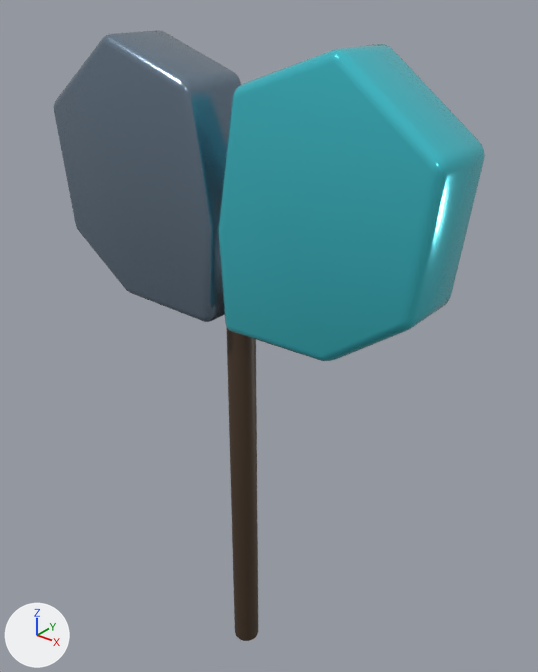
The glTF model public/models/gear/axe_v8.glb as it was, and as the next commit left it.
One viewpoint serves both versions: a camera (50 mm lens) standing at (2.88, -3.31, 2.88) and looking at (0.04, 0.24, 0.68). Arrows for +X, +Y and +Z are at lower left; the lights stay in place. The picture after the commit comes second. Where no turn or scale is listed for an object, it has been applied to the vertices.

Script lines for the objects in view, before the commit:
```python
me_chopper_axe_head = bpy.data.meshes.new('CHOPPER_AXE_HEAD')
me_chopper_axe_head.from_pydata(...)  # 238 vertices, 472 faces; spans x -1.41..-0.02, y -0.25..0.25, z 0.9..2.57
me_chopper_axe_head.materials.append(mat_deep_primary)  # greyish blue #8497aa
me_chopper_reverse_head = bpy.data.meshes.new('CHOPPER_REVERSE_HEAD')
me_chopper_reverse_head.from_pydata(...)  # 238 vertices, 472 faces; spans x 0.02..1.41, y -0.25..0.25, z 0.9..2.57
me_chopper_reverse_head.materials.append(mat_deep_accent)  # cyan #50ddeb
me_cylinder_027 = bpy.data.meshes.new('Cylinder.027')
me_cylinder_027.from_pydata(...)  # 224 vertices, 444 faces; spans x -0.09..0.09, y -0.09..0.09, z -1.77..1.77
me_cylinder_027.materials.append(mat_deep_secondary)  # brown #4d3c2c
ob_axe_handle_secondary = bpy.data.objects.new('AXE_HANDLE_SECONDARY', me_cylinder_027)
ob_axe_handle_secondary.location = (0.0, 0.0, -0.12)
ob_chopper_axe_head_primary = bpy.data.objects.new('CHOPPER_AXE_HEAD_PRIMARY', me_chopper_axe_head)
ob_chopper_axe_head_primary.location = (0.0, 0.0, 0.0)
ob_chopper_reverse_head_accent = bpy.data.objects.new('CHOPPER_REVERSE_HEAD_ACCENT', me_chopper_reverse_head)
ob_chopper_reverse_head_accent.location = (0.0, 0.0, 0.0)
```
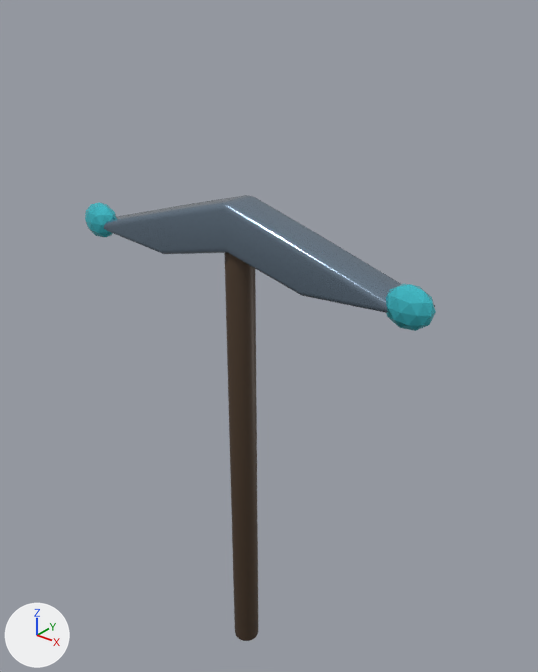
The newer file is also rescaled (x1.105), turned or shifted as a whole; pictures and numbers use the older file's frame.

What differs and where, as boxes (x1, y1, x2, y2) in the pictures (538 x 672 px):
'CHOPPER_REVERSE_HEAD_ACCENT', deleted (cyan)
    before: (218, 44, 485, 361)
'CHOPPER_AXE_HEAD_PRIMARY', deleted
    before: (54, 30, 241, 322)
'PICK_HEAD_PRIMARY', added
    after: (104, 195, 435, 313)
'PICK_TIP_ACCENT.001', added (cyan)
    after: (386, 284, 436, 331)
'PICK_TIP_ACCENT', added (cyan)
    after: (85, 202, 117, 237)

Diff of the bpy script that builds the scene:
```diff
--- a/public/models/gear/axe_v8.glb.py
+++ b/public/models/gear/axe_v8.glb.py
@@ me_icosphere_005 @@
+me_icosphere_005.from_pydata(...)  # an icosphere of 80 faces spanning x -0.138..0.138, y -0.09..0.09, z -0.127..0.127
+me_icosphere_005.materials.append(mat_deep_accent)  # cyan #50ddeb
@@ me_pick_head @@
+me_pick_head.from_pydata(...)  # 164 vertices, 324 faces; spans x -1.29..1.29, y -0.14..0.14, z 1.4..1.85
+me_pick_head.materials.append(mat_deep_primary)  # greyish blue #8497aa
@@ ob_chopper_axe_head_primary @@
-ob_chopper_axe_head_primary = bpy.data.objects.new('CHOPPER_AXE_HEAD_PRIMARY', me_chopper_axe_head)
-ob_chopper_axe_head_primary.location = (0.0, 0.0, 0.0)
@@ ob_chopper_reverse_head_accent @@
-ob_chopper_reverse_head_accent = bpy.data.objects.new('CHOPPER_REVERSE_HEAD_ACCENT', me_chopper_reverse_head)
-ob_chopper_reverse_head_accent.location = (0.0, 0.0, 0.0)
@@ ob_pick_tip_accent_001 @@
+ob_pick_tip_accent_001 = bpy.data.objects.new('PICK_TIP_ACCENT.001', me_icosphere_005)
+ob_pick_tip_accent_001.location = (1.221, -0.072, 1.326)
@@ ob_pick_tip_accent @@
+ob_pick_tip_accent = bpy.data.objects.new('PICK_TIP_ACCENT', me_icosphere_005.copy())
+ob_pick_tip_accent.location = (-1.221, -0.072, 1.326)
@@ ob_pick_head_primary @@
+ob_pick_head_primary = bpy.data.objects.new('PICK_HEAD_PRIMARY', me_pick_head)
+ob_pick_head_primary.location = (0.0, 0.0, -0.176)
```
